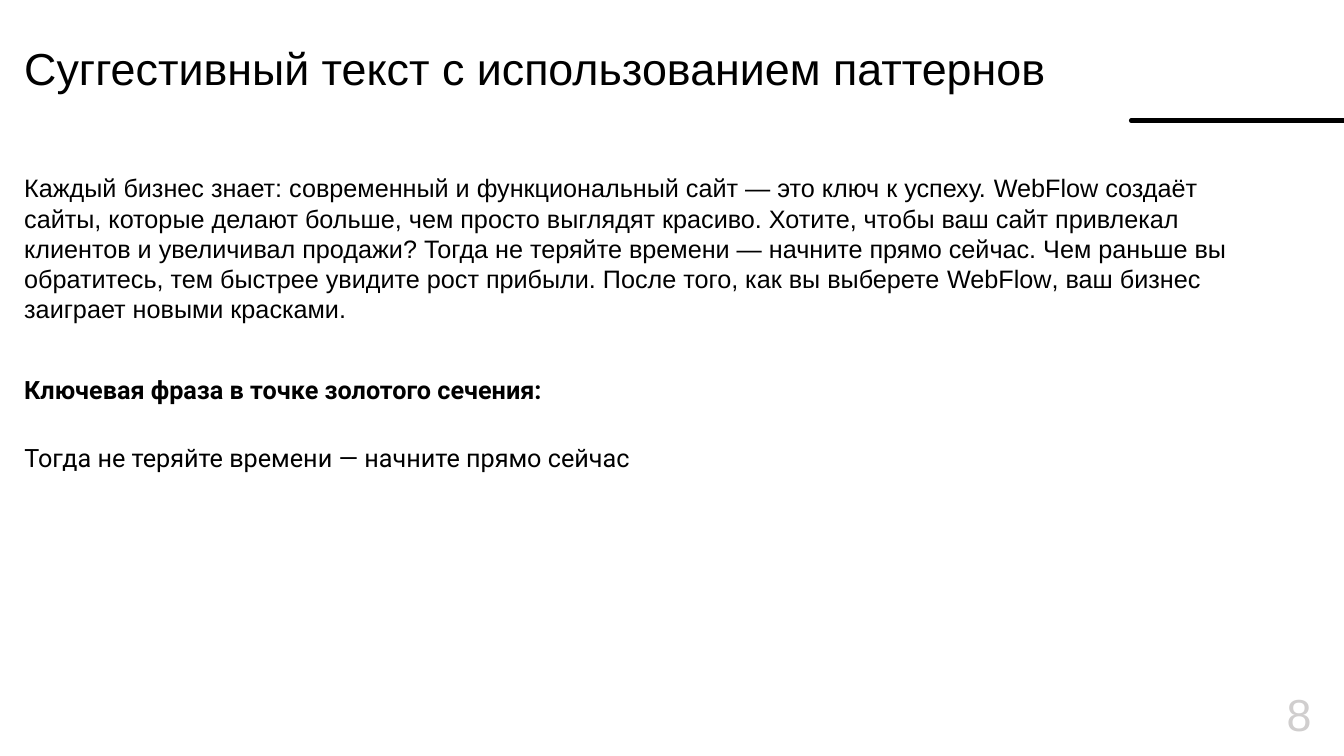
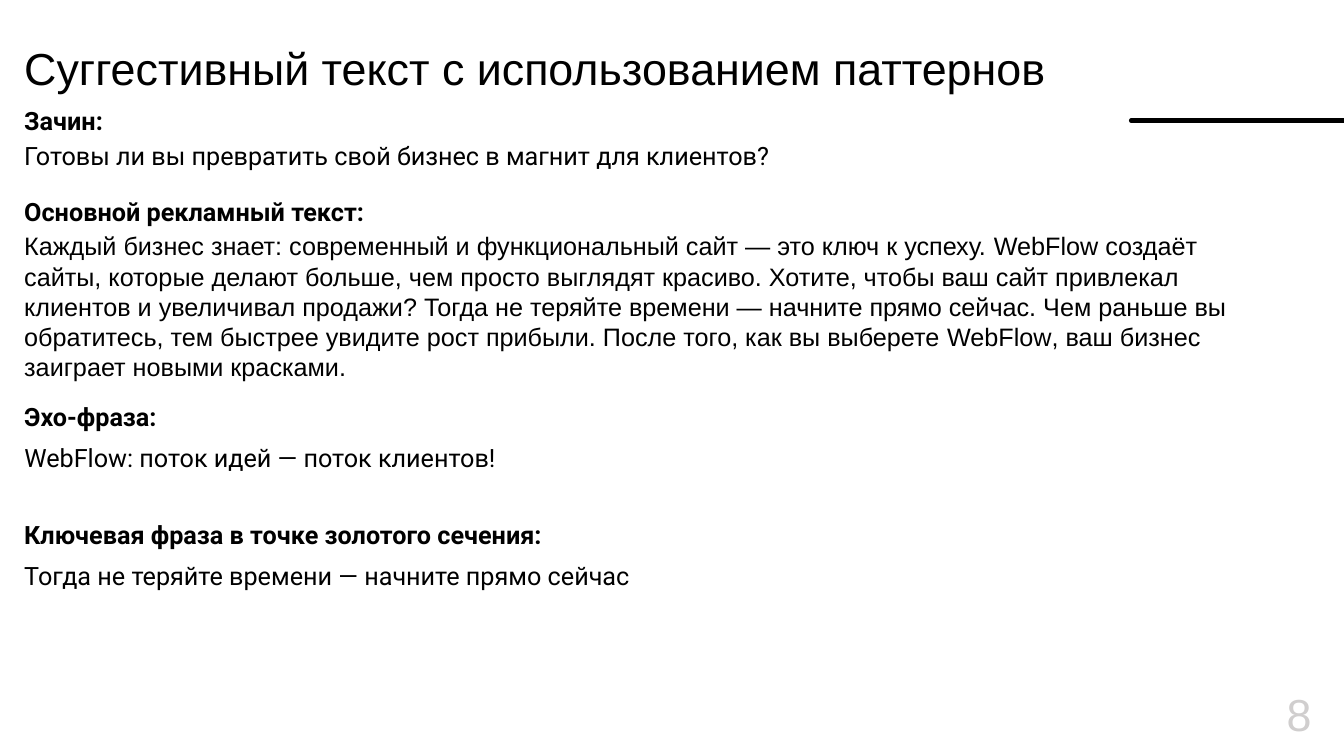
Before and after one commit to Katsero/Polytech, a slide deck: slide 8 of Курс 2 Сем 1/Веб-райтинг/Лабораторная работа 6.pptx. Drawn at 1344x756 pixels with LibreOffice and Linux fonts; fonts in the diff are those of the drawing; background and template pictures are left out. Boxes give left, top, right and bottom in pixels: in the first picture for what was removed or moved away, otherwise in the second. Text is boxed around its words. In the diff, an @@ line names an element or a change of style, - is before the commit and + after.

```diff
--- a/Курс 2 Сем 1/Веб-райтинг/Лабораторная работа 6.pptx
+++ b/Курс 2 Сем 1/Веб-райтинг/Лабораторная работа 6.pptx
@@ text added at (x1=24, y1=112, x2=103, y2=131), 18 pt, text #000000, bold @@
+Зачин:
@@ text added at (x1=24, y1=146, x2=769, y2=170), 18 pt, text #000000 @@
+Готовы ли вы превратить свой бизнес в магнит для клиентов?
@@ text added at (x1=24, y1=202, x2=364, y2=226), 18 pt, text #000000, bold @@
+Основной рекламный текст:
@@ text "Каждый бизнес знает: современный и ..." moved from (x1=24, y1=178, x2=1226, y2=324) to (x1=24, y1=236, x2=1226, y2=382) @@
@@ text added at (x1=24, y1=407, x2=156, y2=431), 18 pt, text #000000, bold @@
+Эхо-фраза:
@@ text added at (x1=24, y1=448, x2=495, y2=471), 18 pt, text #000000 @@
+WebFlow: поток идей — поток клиентов!
@@ text "Ключевая фраза в точке золотого ..." moved from (x1=24, y1=380, x2=541, y2=404) to (x1=24, y1=525, x2=541, y2=549) @@
@@ text "Тогда не теряйте времени — ..." moved from (x1=24, y1=449, x2=630, y2=472) to (x1=24, y1=567, x2=630, y2=590) @@
```
Also in this commit, not shown: 1 other slide changed, 1 other file.
